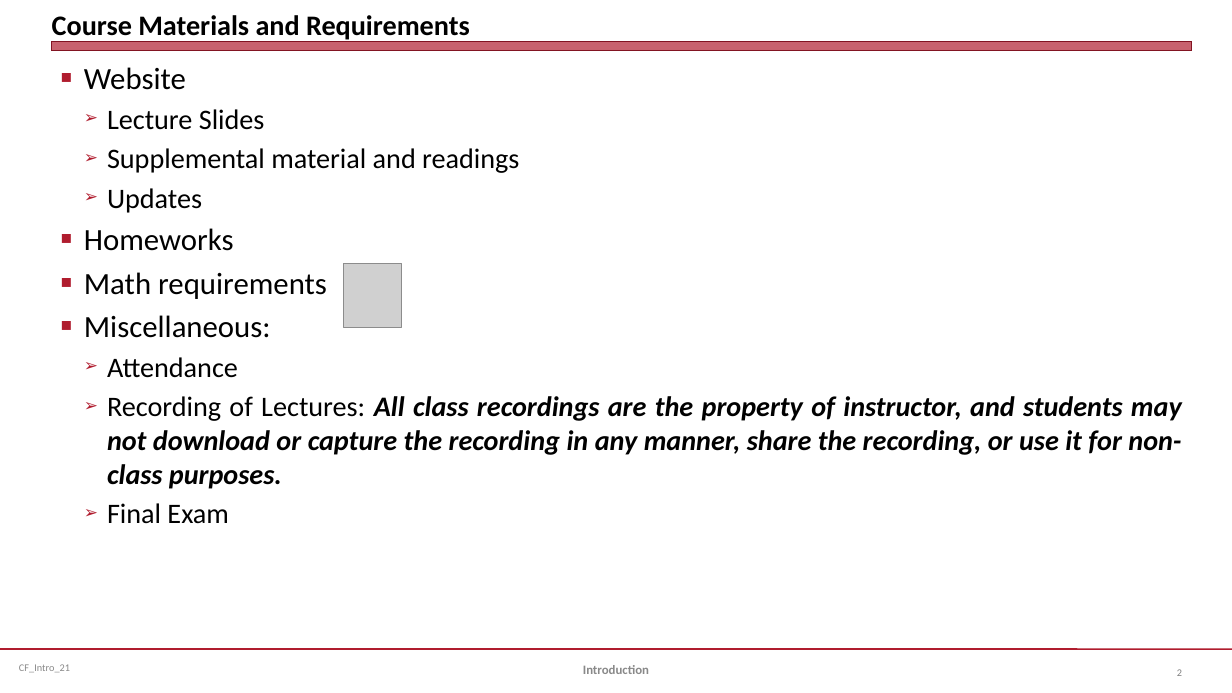
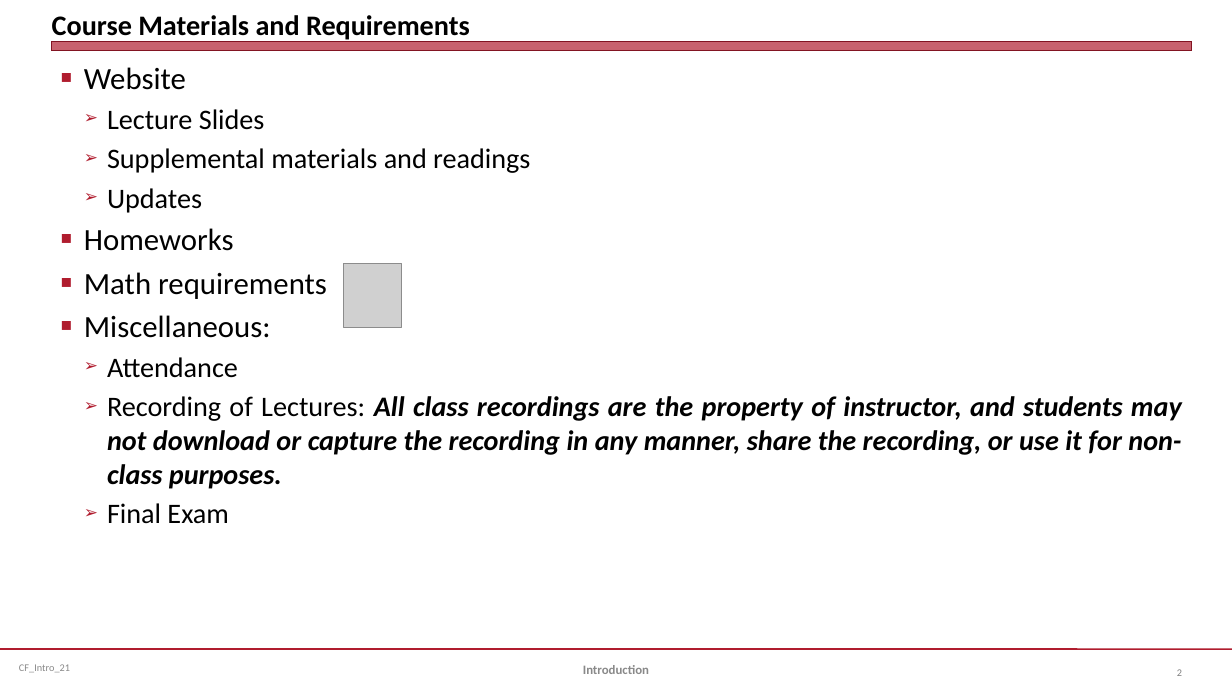
Before and after one commit to jmc877/Corporate-Finance, a slide deck: slide 2 of slides/CF_Intro_21.pptx. Drawn at 1232x693 pixels with LibreOffice and Linux fonts; fonts in the diff are those of the drawing; grey boxes stand for pictures. Boxes give left, top, right and bottom in pixels: in the first picture for what was removed or moved away, otherwise in the second. Text is boxed around its words. In the diff, an @@ line names an element or a change of style, - is before the commit and + after.

```diff
--- a/slides/CF_Intro_21.pptx
+++ b/slides/CF_Intro_21.pptx
@@ text at (107, 148, 530, 173): text changed @@
-  ➢ Supplemental material and readings
+  ➢ Supplemental materials and readings
```
Also in this commit, not shown: 5 other slides changed, 4 other files.
